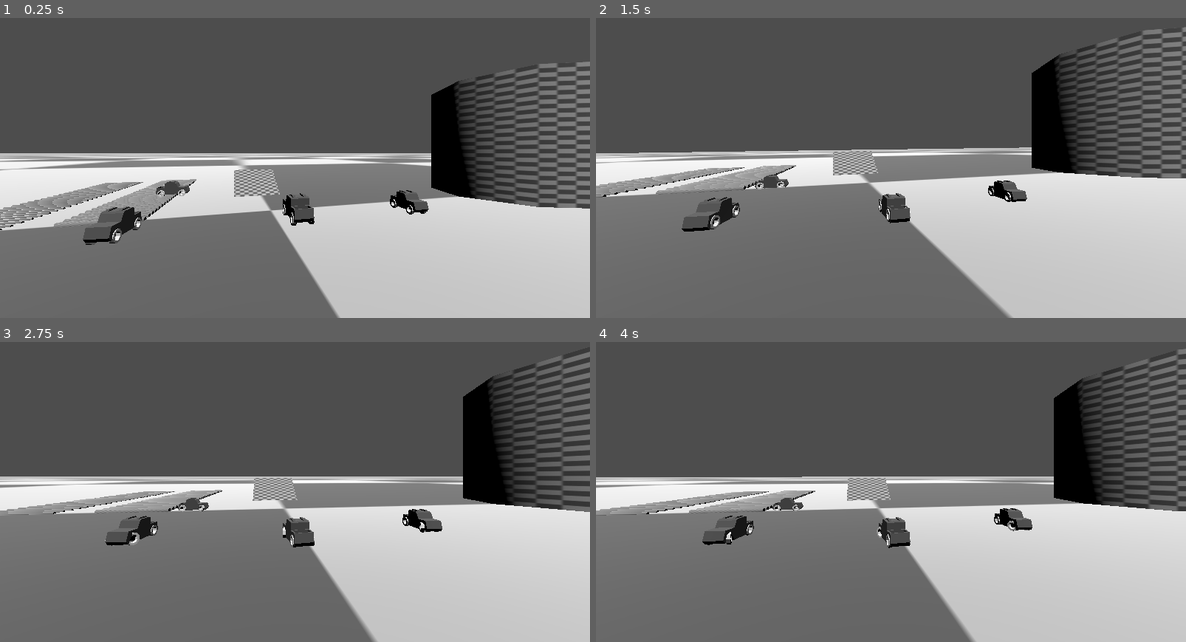
Above: before the commit, frames 1-4 (two rows, left to right).
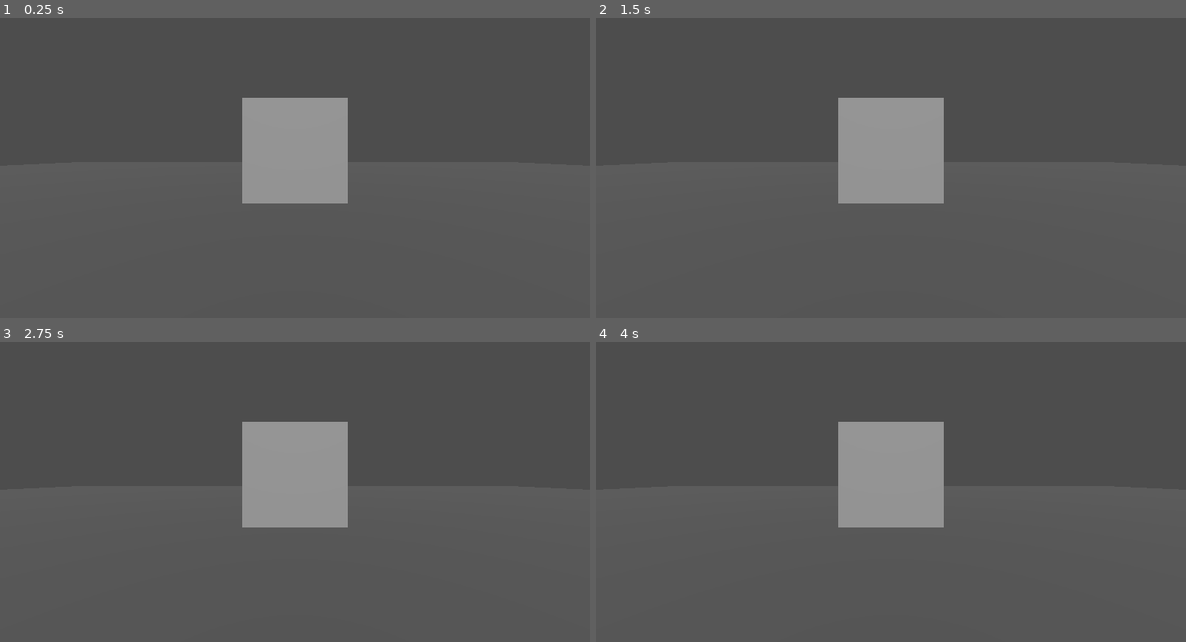
Above: after the commit, the same moments.

Repository: luankaike-code/jh_conclusao_dev
Game: Godot game, scene res://scenes/worlds/menu/menu.tscn
The game is run twice, just before and just after one commit, with the same random seed, the same clock (stepped at 60 frames per second) and the same inputs. Before the commit the project starts from res://scenes/worlds/test/test_world.tscn.
Inputs:
- Up to frame 1 (0.25 s): no input
- Up to frame 2 (1.5 s): hold D (game_turn_right) 0.53-1.28 s; tap S (game_deceleration) at 0.6, 1.35 s; hold Shift (game_hand_brake) from 1.28 s (still down)
- Up to frame 3 (2.75 s): release Shift (game_hand_brake) at 2.03 s; hold D (game_turn_right) from 2.03 s (still down); tap S (game_deceleration) at 2.1 s
- Up to frame 4 (4 s): release D (game_turn_right) at 2.78 s; hold W (game_acceleration) 2.78-3.53 s; tap S (game_deceleration) at 2.85, 3.6 s; hold A (game_turn_left) from 3.53 s (still down)

The runs differ from the first frame. In frame 1, 43% of the frame differs, in the area x 0-100%, y 14-100%; in frame 2, 42%; in frame 3, 42%; in frame 4, 42%.

Commit message:
Config environment to startmake menu

Diff:
--- a/code-tcc-jh/project.godot
+++ b/code-tcc-jh/project.godot
@@ -11,7 +11,7 @@
 [application]
 
 config/name="code-tcc-jh"
-run/main_scene="uid://dhrvq381488f3"
+run/main_scene="uid://qicd1wjtuu73"
 config/features=PackedStringArray("4.6", "GL Compatibility")
 config/icon="res://icon.svg"
 
--- /dev/null
+++ b/code-tcc-jh/scenes/panel/panel_3D.gd
@@ -0,0 +1,2 @@
+extends Node3D
+class_name Panel3D
--- /dev/null
+++ b/code-tcc-jh/scenes/panel/panel_3D.tscn
@@ -0,0 +1,21 @@
+[gd_scene format=3 uid="uid://ip2cxqd7m45r"]
+
+[ext_resource type="Script" uid="uid://blt7peolrj03a" path="res://scenes/panel/panel_3D.gd" id="1_4mtw1"]
+
+[sub_resource type="QuadMesh" id="QuadMesh_0bfxb"]
+
+[sub_resource type="BoxShape3D" id="BoxShape3D_8xnly"]
+size = Vector3(1, 1, 0.01)
+
+[node name="Panel3D" type="Node3D" unique_id=1740493187]
+script = ExtResource("1_4mtw1")
+
+[node name="SubViewport" type="SubViewport" parent="." unique_id=55702973]
+
+[node name="MeshInstance3D" type="MeshInstance3D" parent="." unique_id=666521323]
+mesh = SubResource("QuadMesh_0bfxb")
+
+[node name="Area3D" type="Area3D" parent="MeshInstance3D" unique_id=132982611]
+
+[node name="CollisionShape3D" type="CollisionShape3D" parent="MeshInstance3D/Area3D" unique_id=83043551]
+shape = SubResource("BoxShape3D_8xnly")
--- /dev/null
+++ b/code-tcc-jh/scenes/worlds/menu/menu.tscn
@@ -0,0 +1,18 @@
+[gd_scene format=3 uid="uid://qicd1wjtuu73"]
+
+[ext_resource type="PackedScene" uid="uid://ip2cxqd7m45r" path="res://scenes/panel/panel_3D.tscn" id="1_uf6hp"]
+
+[node name="Menu" type="Node3D" unique_id=2143209686]
+
+[node name="CSGBox3D" type="CSGBox3D" parent="." unique_id=1595469179]
+use_collision = true
+size = Vector3(60, 1, 60)
+
+[node name="Camera3D" type="Camera3D" parent="." unique_id=1763192113]
+transform = Transform3D(1, 0, 0, 0, 1, 0, 0, 0, 1, 0, 1.8868942, 0)
+
+[node name="Panel3D" parent="." unique_id=1740493187 instance=ExtResource("1_uf6hp")]
+transform = Transform3D(1, 0, 0, 0, 1, 0, 0, 0, 1, 0, 1.9010274, -2.038383)
+
+[node name="DirectionalLight3D" type="DirectionalLight3D" parent="." unique_id=581082533]
+transform = Transform3D(1, 0, 0, 0, 0.9487603, 0.3159968, 0, -0.3159968, 0.9487603, 0, 1.9093556, 0)
Not shown, added: code-tcc-jh/scenes/panel/panel_3D.gd.uid
